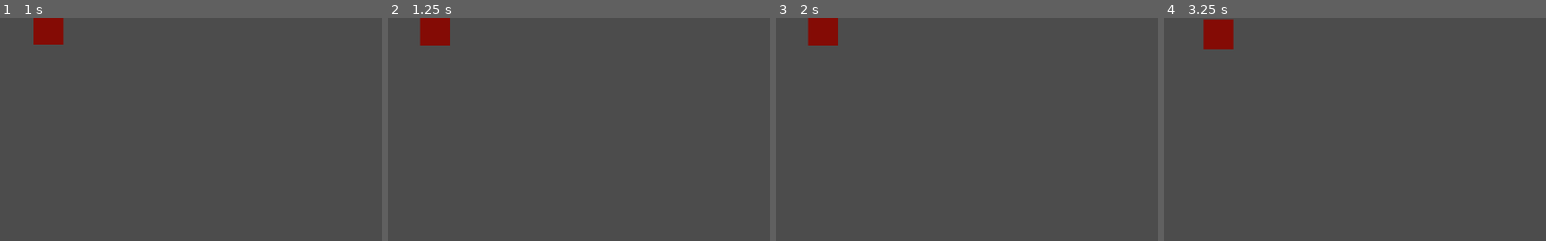
Above: before the commit, frames 1-4 (left to right).
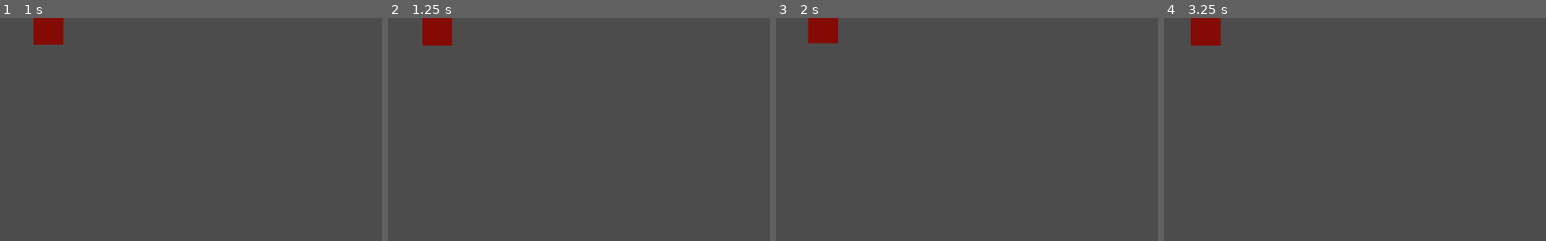
Above: after the commit, the same moments.

Repository: panic-fennecs/nordicgj20
Game: Godot game, scene res://src/Main.tscn
The game is run twice, just before and just after one commit, with the same random seed, the same clock (stepped at 60 frames per second) and the same inputs.
Inputs:
- Up to frame 1 (1 s): tap Enter (ui_accept) at 0.5, 0.77 s
- Up to frame 2 (1.25 s): no input
- Up to frame 3 (2 s): tap Enter (ui_accept) at 1.25, 1.52 s
- Up to frame 4 (3.25 s): tap Enter (ui_accept) at 2, 2.75, 3.02 s
The pictures show only the part of the screen within x 0-50%, y 0-50%; the shares and areas given below are measured in that part.

Frame 1 is identical in both runs. In frame 2, 0.2% of the frame differs, in the area x 8-17%, y 0-13%; in frame 3, 0.1%; in frame 4, 1.0%, in the area x 7-19%, y 0-15%.

Commit message:
added attack task

Diff:
--- a/src/Enemy.gd
+++ b/src/Enemy.gd
@@ -1,6 +1,4 @@
 extends Node2D
-
-const IDLE_TARGET_RATE: float = 2.0
 
 class IdleTask:
 	var _speed
@@ -8,59 +6,96 @@
 	var _radius
 	var _target
 	var _counter
+	var _update_target_interval
 
-	func _init(speed=1.0, center=null, radius=10.0):
+	func _init(speed=1.0, center=null, radius=10.0, update_target_interval=1.0):
 		self._speed = speed
 		self._center = center
 		self._radius = radius
 		self._counter = 0.0
+		self._update_target_interval = update_target_interval
 
 	func initiate(enemy):
 		if self._center == null:
 			self._center = enemy.position
 		self.update_target()
 
-	func finished():
+	func finished(enemy):
 		return false
 
 	func update_target():
 		self._target = self._center + Vector2(randf()-0.5, randf()-0.5).normalized() * randf() * self._radius
+
+class AttackTask:
+	var _target
+	var _speed
+	var _hit_range
+
+	func _init(target, speed=3.0, hit_range=5.0):
+		self._target = target
+		self._speed = speed
+		self._hit_range = hit_range
+
+	func initiate(enemy):
+		pass
+
+	func get_target_position():
+		if self._target is Vector2:
+			return self._target
+		else:
+			return self._target.position
+
+	func finished(enemy):
+		return enemy.position.distance_squared_to(self.get_target_position()) <= self._hit_range
 
 var task_queue = []
 var current_task
 var speed = Vector2()
 
 func _ready():
-	self.do_task(IdleTask.new())
+	self.do_task(IdleTask.new(1.0, null, 100.0, 0.2))
 
 func _get_next_task():
+	var next_task
 	if task_queue.empty():
-		return IdleTask.new()
-	return task_queue.pop_front()
+		next_task = IdleTask.new()
+	next_task = task_queue.pop_front()
+	next_task.initiate(self)
+	return next_task
 
 func do_task(task):
 	current_task = task
 	current_task.initiate(self)
 
+func queue_task(task):
+	self.task_queue.append(task)
+
 func _physics_process(delta):
-	if current_task.finished():
+	if current_task.finished(self):
 		current_task = _get_next_task()
 	_process_current_task(delta)
 
 func _process_current_task(delta):
 	if current_task is IdleTask:
 		self._process_idle_task(delta)
+	elif current_task is AttackTask:
+		self._process_attack_task(delta)
 
-	self.position += self.speed
+	self.position += self.speed * delta
 
 func _process_idle_task(delta):
 	# change target
 	current_task._counter += delta
-	if current_task._counter > IDLE_TARGET_RATE:
+	if current_task._counter > current_task._update_target_interval:
 		current_task._counter = 0
 		current_task.update_target()
 
 	# update speed
 	var speed_update = (current_task._target - self.position) - self.speed
-	speed_update = speed_update.clamped(0.1)
+	speed_update = speed_update.clamped(current_task._speed)
 	speed += speed_update
+
+func _process_attack_task(delta):
+	var speed_update = (current_task.get_target_position() - self.position) - self.speed
+	speed_update = speed_update.clamped(current_task._speed)
+	speed += speed_update
--- a/src/EnemyManager.gd
+++ b/src/EnemyManager.gd
@@ -1,6 +1,7 @@
 extends Node2D
 
 const EnemyScene = preload("res://src/Enemy.tscn")
+const EnemyRuneclawBearScene = preload("res://src/EnemyRuneclawBear.tscn")
 
 const SPAWN_INTERVAL = 5
 
@@ -11,6 +12,6 @@
 	return Vector2(randf() * 100.0, randf() * 100.0)
 
 func _on_spawn():
-	var enemy = EnemyScene.instance()
+	var enemy = EnemyRuneclawBearScene.instance()
 	enemy.position = _get_spawn_position()
 	add_child(enemy)
--- /dev/null
+++ b/src/EnemyRuneclawBear.gd
@@ -0,0 +1,14 @@
+extends "res://src/Enemy.gd"
+
+var attack_timer
+
+func _ready():
+	self.do_task(IdleTask.new(1.0, null, 100.0, 0.2))
+	attack_timer = 5.0
+
+func _physics_process(delta):
+	attack_timer -= delta
+	if attack_timer <= 0.0:
+		self.do_task(AttackTask.new($"/root/Main/Player"))
+		print('attack')
+		attack_timer = 10.0
--- /dev/null
+++ b/src/EnemyRuneclawBear.tscn
@@ -0,0 +1,7 @@
+[gd_scene load_steps=3 format=2]
+
+[ext_resource path="res://src/Enemy.tscn" type="PackedScene" id=1]
+[ext_resource path="res://src/EnemyRuneclawBear.gd" type="Script" id=2]
+
+[node name="Enemy" instance=ExtResource( 1 )]
+script = ExtResource( 2 )
